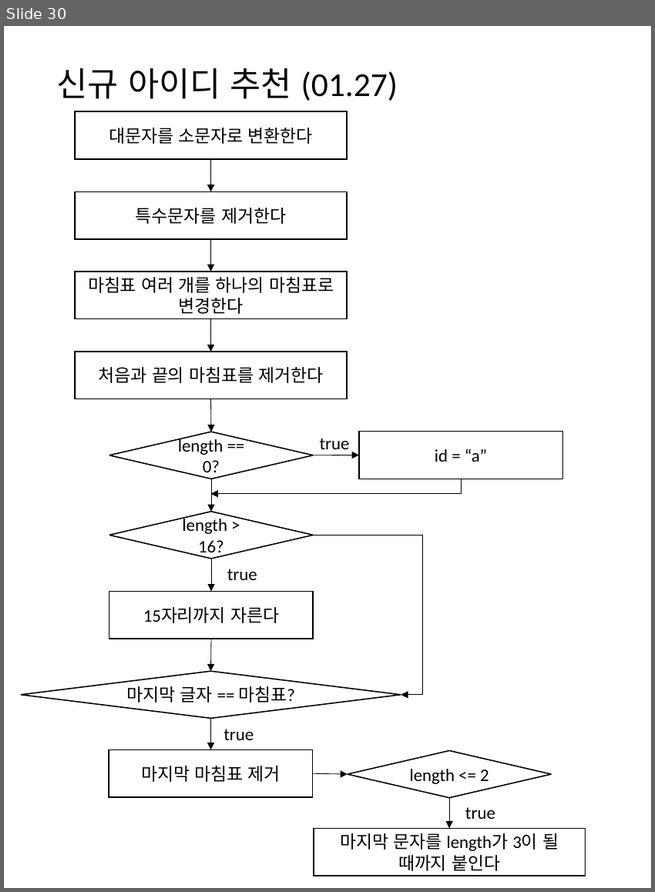
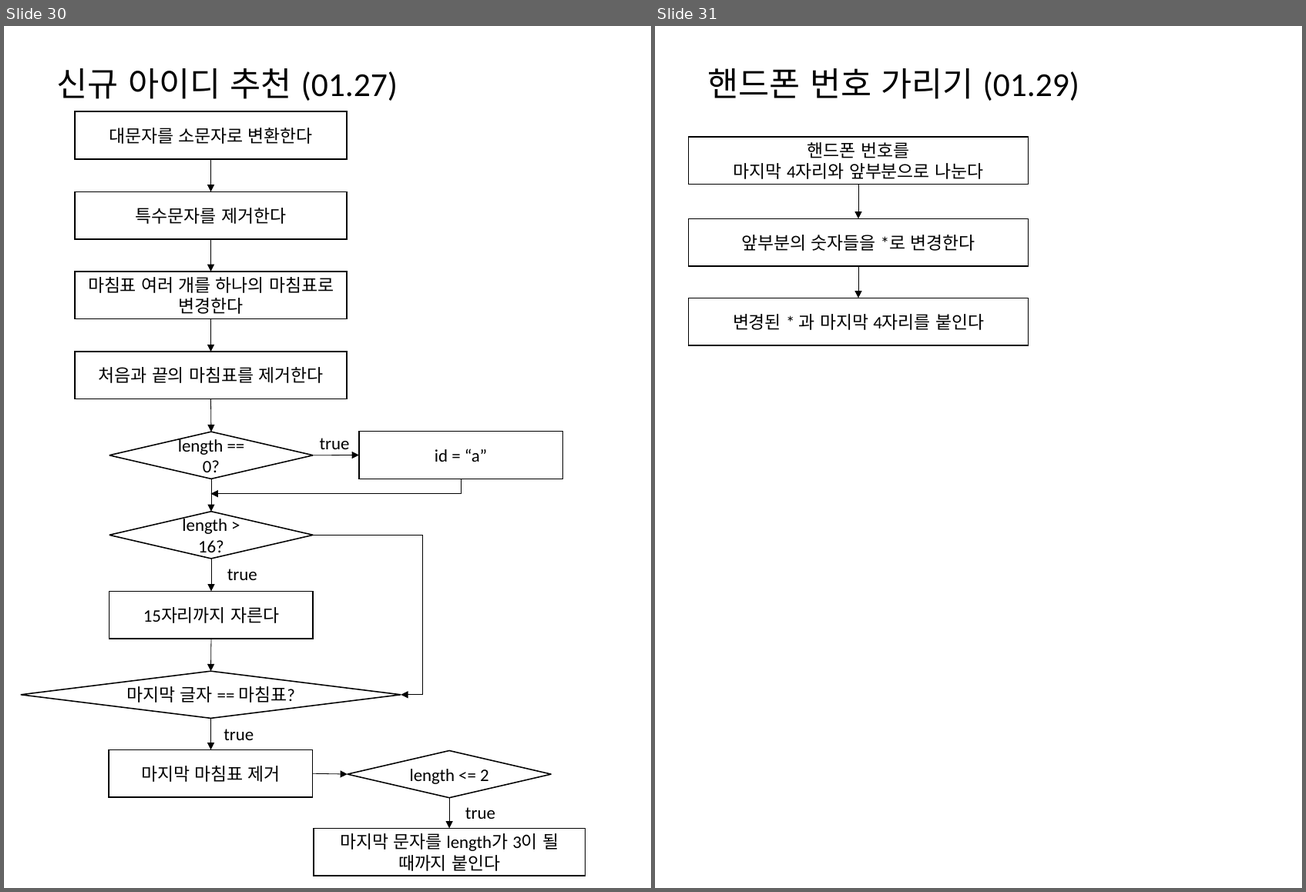
Before and after one commit to mornings9047/Algorithms_Programmers, a slide deck: 알고리즘_프로그래머스_Level01_순서도.pptx. Shown side by side, each under a label of ours: slide 30 before the commit, slides 30 and 31 after it. The pictures are 655x892 and 1306x892 pixels, drawn with LibreOffice and Linux fonts; fonts in the diff are those of the drawing. Boxes give left, top, right and bottom in pixels: in the first picture for what was removed or moved away, otherwise in the second. Text is boxed around its words. In the diff, an @@ line names an element or a change of style, - is before the commit and + after.

Commit message:
핸드폰 번호 가리기

```diff
--- a/알고리즘_프로그래머스_Level01_순서도.pptx
+++ b/알고리즘_프로그래머스_Level01_순서도.pptx
@@ slide 31 added at box(655, 26, 1302, 888), background #FFFFFF @@
@@ title added at box(708, 68, 1080, 101), 28 pt, text #000000 @@
+핸드폰 번호 가리기 (01.29)
@@ group added at box(689, 137, 1028, 346): 3 rectangles, 2 arrows @@
+핸드폰 번호를
+마지막 4자리와 앞부분으로 나눈다
+변경된 * 과 마지막 4자리를 붙인다
+앞부분의 숫자들을 *로 변경한다
```
Also in this commit, not shown: 2 other files.
